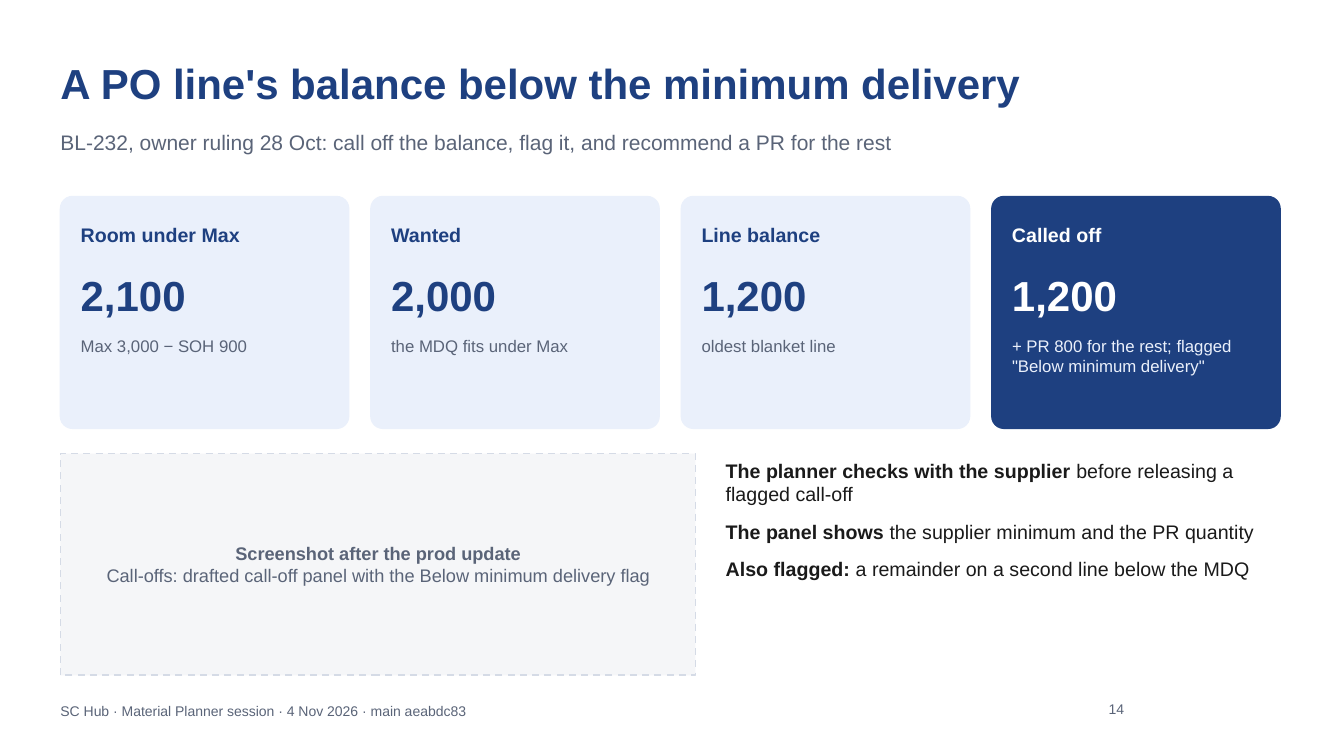
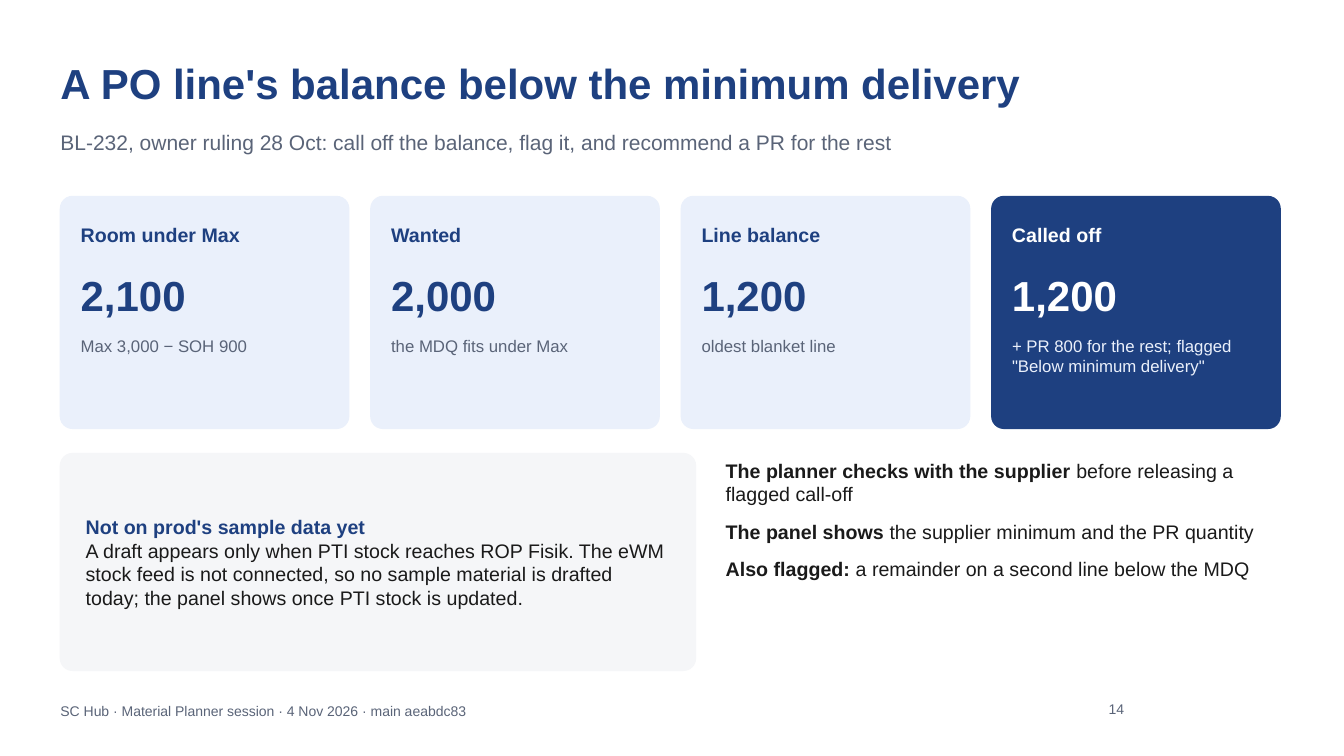
Before and after one commit to javal999/paragon-supplier-portal, a slide deck: slide 14 of docs/supplier-hub/user-guide/SC-Hub-Planner-04-Nov-What-Changed.pptx. Drawn at 1344x756 pixels with LibreOffice and Linux fonts; fonts in the diff are those of the drawing; background and template pictures are left out. Boxes give left, top, right and bottom in pixels: in the first picture for what was removed or moved away, otherwise in the second. Text is boxed around its words. In the diff, an @@ line names an element or a change of style, - is before the commit and + after.

```diff
--- a/docs/supplier-hub/user-guide/SC-Hub-Planner-04-Nov-What-Changed.pptx
+++ b/docs/supplier-hub/user-guide/SC-Hub-Planner-04-Nov-What-Changed.pptx
@@ rounded rectangle: place and size @@
-rounded rectangle at [60,454,696,676]
+rounded rectangle at [60,454,696,670]
@@ rounded rectangle at [60,454,696,670]: rectangle to rounded rectangle; outline #D5DBE6 1.25 pt dashed to #F5F6F8 1 pt @@
@@ text at [86,519,664,609]: text changed; size 13 to 14 pt; text colour #5A6478 to #1A1A1A @@
-Screenshot after the prod update
-Call-offs: drafted call-off panel with the Below minimum delivery flag
+Not on prod's sample data yet
+A draft appears only when PTI stock reaches ROP Fisik. The eWM stock feed is not connected, so no sample material is drafted today; the panel shows once PTI stock is updated.
```
Also in this commit, not shown: 7 other slides changed, 2 other files.
